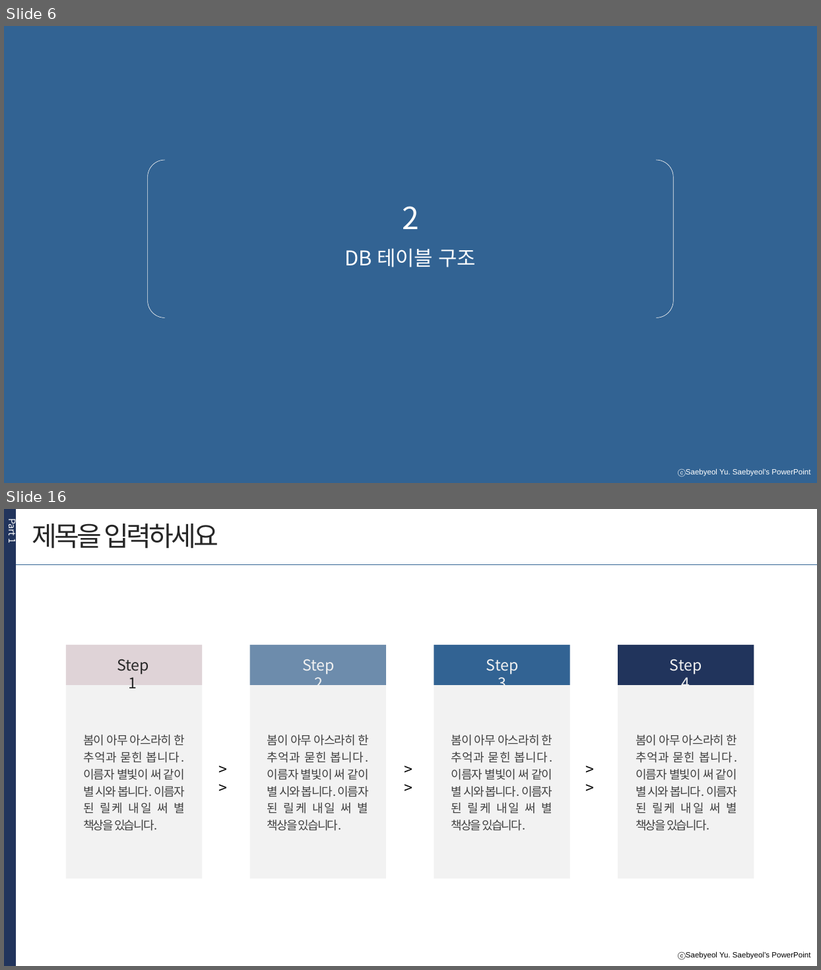
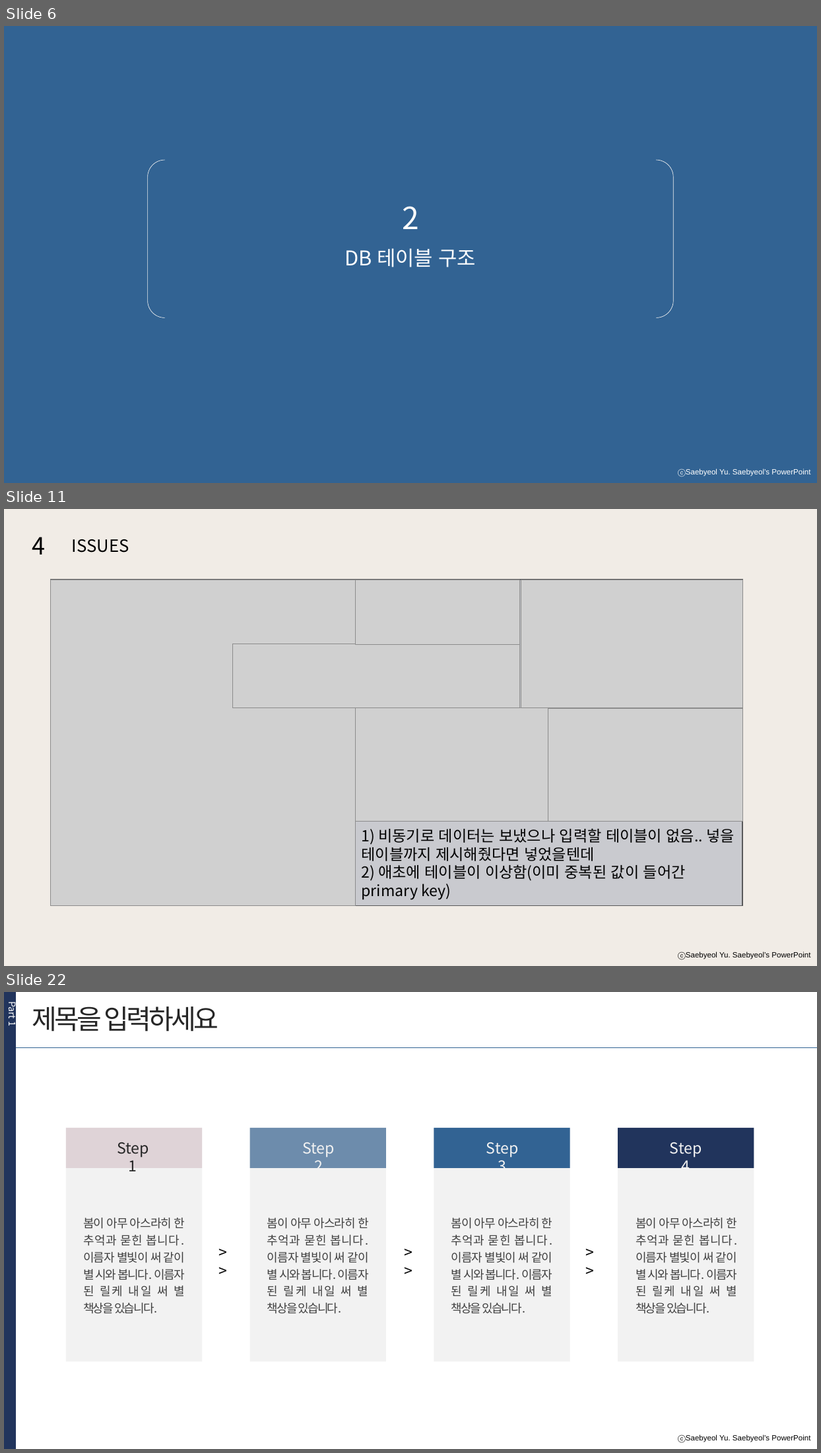
Before and after one commit to geoni4/summary, a slide deck: 프로젝트 발표자료 모음/jsp-servlet 발표 자료/jsp-servlet 발표자료.pptx. Shown one above the other, each under a label of ours: slides 6 and 16 before the commit, slides 6, 11 and 22 after it; the slides between them are not shown. The pictures are 821x970 and 821x1453 pixels, drawn with LibreOffice and Linux fonts; fonts in the diff are those of the drawing; grey boxes stand for pictures. Boxes give left, top, right and bottom in pixels: in the first picture for what was removed or moved away, otherwise in the second. Text is boxed around its words. In the diff, an @@ line names an element or a change of style, - is before the commit and + after.

```diff
--- a/프로젝트 발표자료 모음/jsp-servlet 발표 자료/jsp-servlet 발표자료.pptx
+++ b/프로젝트 발표자료 모음/jsp-servlet 발표 자료/jsp-servlet 발표자료.pptx
@@ slide 11 added at [4, 509, 817, 966], background #F1ECE6; not listed: 1 template element that a slide beside it also shows @@
@@ text added at [32, 537, 45, 555], 28 pt, text #000000 @@
+4
@@ text added at [72, 539, 129, 553], 20 pt, text #000000 @@
+ISSUES
@@ rectangle added at [50, 580, 743, 906], fill #C9CACF, outline #58595B 1 pt @@
@@ picture added at [50, 580, 355, 906] @@
@@ picture added at [355, 580, 519, 645] @@
@@ picture added at [521, 580, 743, 708] @@
@@ picture added at [233, 644, 520, 708] @@
@@ picture added at [355, 708, 548, 821] @@
@@ picture added at [548, 709, 743, 821] @@
@@ text added at [362, 828, 735, 900], 18 pt, text #000000 @@
+1) 비동기로 데이터는 보냈으나 입력할 테이블이 없음.. 넣을 테이블까지 제시해줬다면 넣었을텐데
+2) 애초에 테이블이 이상함(이미 중복된 값이 들어간 primary key)
@@ what was slide 16 is now slide 22 @@
```
Also in this commit, not shown: 2 slides changed, 12 other slides added, 14 slides removed.
